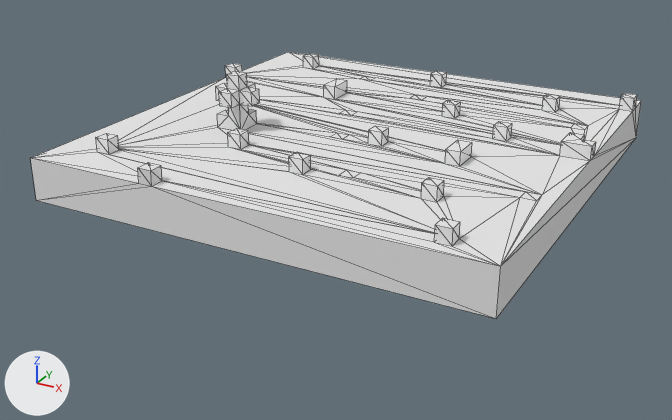
What one commit did to the OBJ model app/client/Contrib.Gate/Assets/Voxel/Dungeon/002/Export/005/002_005_01.obj.
Rendered twice from a 50 mm camera at (28.8, -56.3, 24.2) aimed at (-0.7, -2.7, -2.6). The lights are fixed; the arrows at lower left show +X, +Y and +Z. Mesh edges are drawn as thin lines. Where no turn or scale is listed for an object, it has been applied to the vertices. Vertices at the same position are counted once.

The first picture shows '002_005_01'.
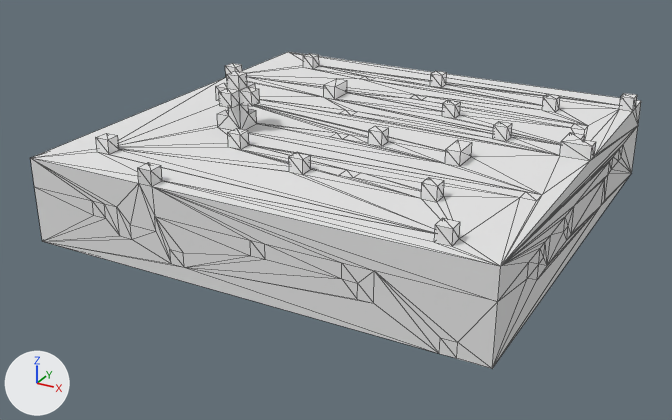
The newer file is also turned or shifted as a whole; pictures and numbers use the older file's frame.

Location of each change, [x1, y1, x2, y2] in pixels of the pictures (672 x 420 px):
'002_005_01', reshaped (19% taller)
    before: [31, 52, 641, 319]
    after: [31, 52, 641, 369]
part 1 of me_002_005_01, built on
    before: [31, 102, 641, 319]
    after: [31, 102, 641, 369]

Diff of the bpy script that builds the scene:
```diff
--- a/app/client/Contrib.Gate/Assets/Voxel/Dungeon/002/Export/005/002_005_01.obj.py
+++ b/app/client/Contrib.Gate/Assets/Voxel/Dungeon/002/Export/005/002_005_01.obj.py
@@ me_002_005_01 @@
 # used by ob_002_005_01; location = (0.0, 0.0, 0.0)
-me_002_005_01.from_pydata(...)  # 221 vertices, 438 faces; spans x -16.0..16.0, y -16.0..16.0, z 0.0..7.0
+me_002_005_01.from_pydata(...)  # 334 vertices, 664 faces; spans x -16.0..16.0, y -16.0..16.0, z -3.0..7.0
+# me_002_005_01 part 1
+# 4 vertices are removed from x -16.0..16.0, y -16.0..16.0, z 0.0
+# 18 faces are deleted
+# 76 vertices are added at x -16.0..16.0, y -16.0..16.0, z -3.0..1.0
+# 5 new vertices lie (0.0, 0.0, -2.0) away from vertices in x -16.0..16.0, y -16.0..16.0, z 3.0
+# 36 new vertices lie (0.0, 0.0, 1.0) away from vertices in x -16.0..16.0, y -16.0..16.0, z -3.0..0.0
+# 244 new faces join them
 me_002_005_01.materials.append(mat_palette)
```
